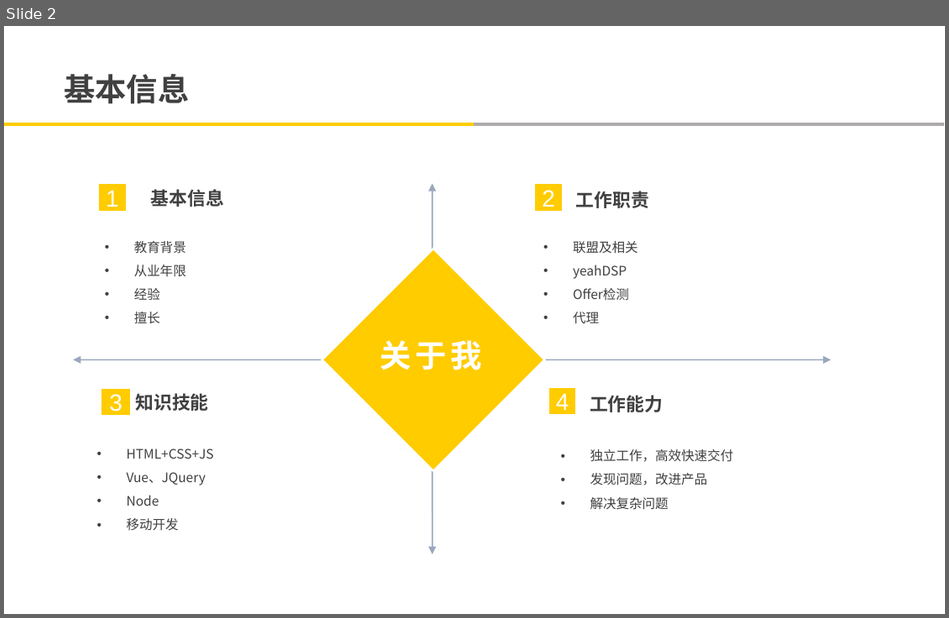
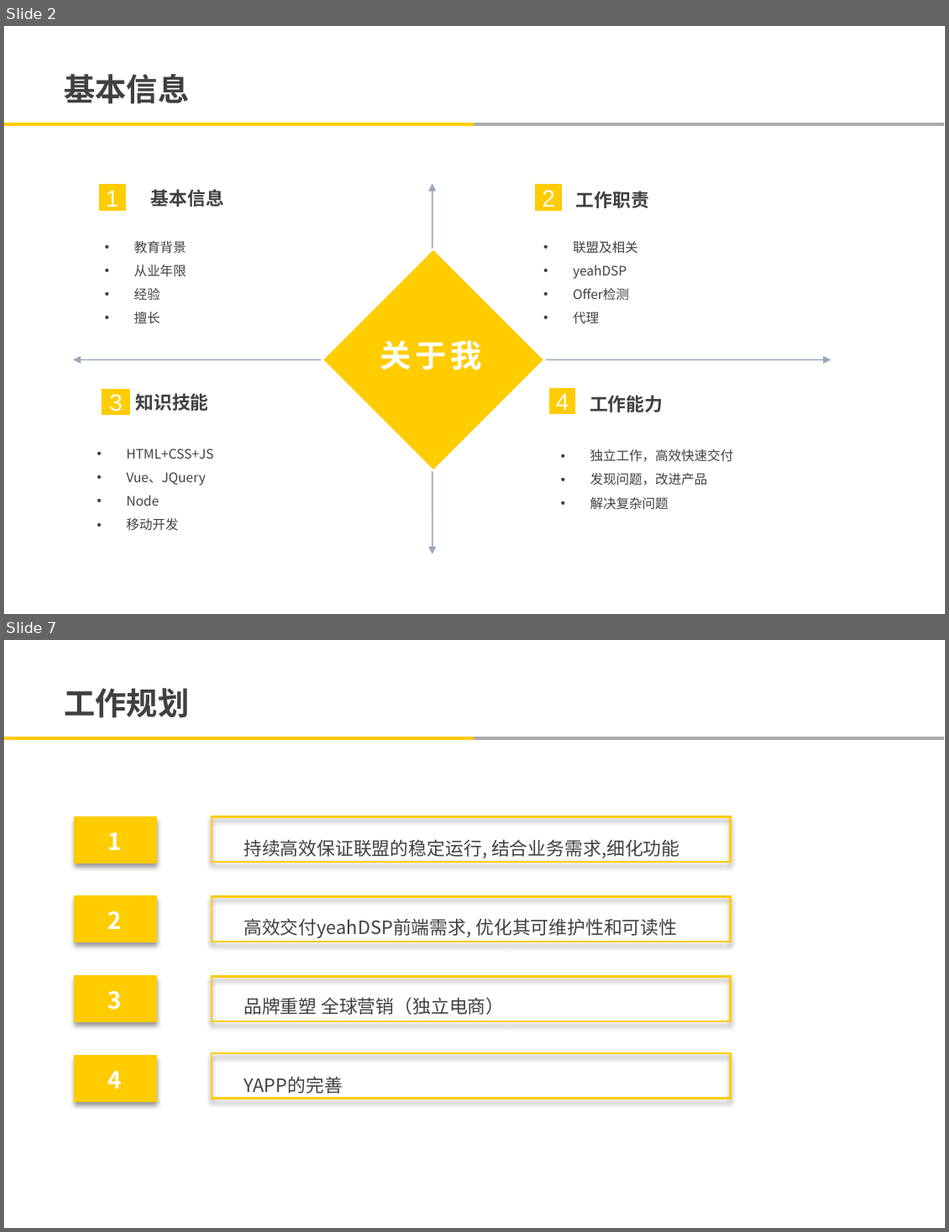
Before and after one commit to yian529/elaine, a slide deck: 申请/马爱莲-广告平台BU-国际业务部-产品技术组-申请职级T5.pptx. Shown one above the other, each under a label of ours: slide 2 before the commit, slides 2 and 7 after it; the slides between them are not shown. The pictures are 949x618 and 949x1232 pixels, drawn with LibreOffice and Linux fonts; fonts in the diff are those of the drawing; background and template pictures are left out. Boxes give left, top, right and bottom in pixels: in the first picture for what was removed or moved away, otherwise in the second. Text is boxed around its words. In the diff, an @@ line names an element or a change of style, - is before the commit and + after.

```diff
--- a/申请/马爱莲-广告平台BU-国际业务部-产品技术组-申请职级T5.pptx
+++ b/申请/马爱莲-广告平台BU-国际业务部-产品技术组-申请职级T5.pptx
@@ slide 7 added at bbox=[4, 640, 945, 1228], background #FFFFFF; not listed: 2 template elements that a slide beside it also shows @@
@@ text added at bbox=[64, 688, 189, 718], 24 pt, text #404040, bold @@
+工作规划
@@ rectangle added at bbox=[75, 817, 156, 862], fill #FFCC00, outline #FFCC00 1.5 pt @@
@@ text added at bbox=[108, 832, 122, 850], 18 pt, text #FFFFFF, bold @@
+1
@@ text added at bbox=[243, 839, 679, 1094], 14 pt, text #404040 @@
+持续高效保证联盟的稳定运行, 结合业务需求,细化功能
+高效交付yeahDSP前端需求, 优化其可维护性和可读性
+品牌重塑 全球营销（独立电商）
+YAPP的完善
@@ rectangle added at bbox=[75, 897, 156, 942], fill #FFCC00, outline #FFCC00 1.5 pt @@
@@ text added at bbox=[108, 911, 122, 929], 18 pt, text #FFFFFF, bold @@
+2
@@ rectangle added at bbox=[75, 976, 156, 1021], fill #FFCC00, outline #FFCC00 1.5 pt @@
@@ text added at bbox=[108, 991, 122, 1010], 18 pt, text #FFFFFF, bold @@
+3
@@ rectangle added at bbox=[75, 1056, 156, 1101], fill #FFCC00, outline #FFCC00 1.5 pt @@
@@ group added at bbox=[211, 817, 730, 1098]: 4 rectangles @@
@@ text added at bbox=[108, 1071, 122, 1089], 18 pt, text #FFFFFF, bold @@
+4
```
Also in this commit, not shown: 3 slides changed, 2 other slides added, 7 slides removed, 1 other file.
